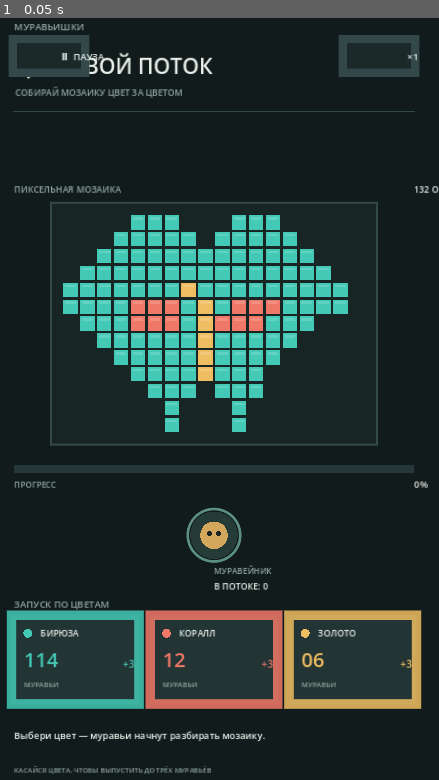
Above: before the commit, frame 1.
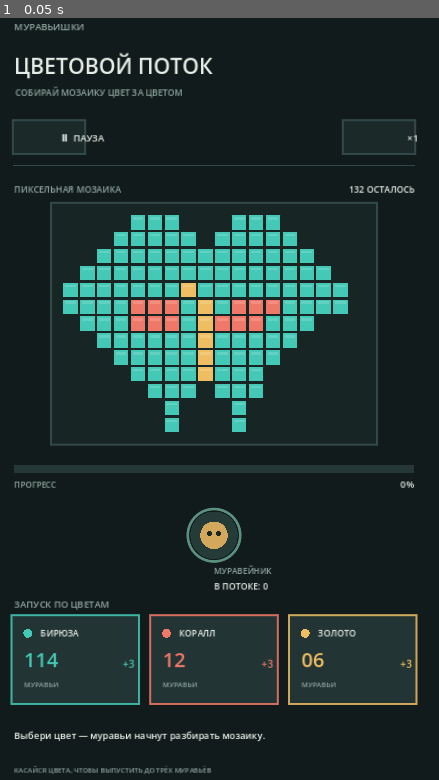
Above: after the commit, the same moment.

Repository: MaiklLX/Game-ANTS
Game: Godot game, scene res://scenes/main.tscn
The game is run twice, just before and just after one commit, with the same random seed, the same clock (stepped at 60 frames per second) and the same inputs.
Inputs:
- Up to frame 1 (0.05 s): no input

The runs differ from the first frame. In frame 1, 5.3% of the frame differs, in the area x 1-100%, y 2-91%.

Commit message:
polish: fix header spacing and control border weights

Diff:
--- a/scripts/ui/color_flow_game.gd
+++ b/scripts/ui/color_flow_game.gd
@@ -10,8 +10,8 @@
 const BOARD_TOP := 330.0
 const NEST := Vector2(360.0, 842.0)
 const BUTTONS := {"teal": Rect2(36, 970, 204, 142), "coral": Rect2(258, 970, 204, 142), "gold": Rect2(480, 970, 204, 142)}
-const PAUSE := Rect2(38, 48, 116, 54)
-const SPEED := Rect2(566, 48, 116, 54)
+const PAUSE := Rect2(38, 178, 116, 54)
+const SPEED := Rect2(566, 178, 116, 54)
 const BG := Color("#111b1b")
 const PANEL := Color("#1b2929")
 const EDGE := Color("#334848")
@@ -153,7 +153,7 @@
 	draw_string(font, Vector2(42, 139), "СОБИРАЙ МОЗАИКУ ЦВЕТ ЗА ЦВЕТОМ", HORIZONTAL_ALIGNMENT_LEFT, -1, 14, MUTED)
 	_pill(PAUSE, "Ⅱ  ПАУЗА" if not paused else "▶  ИГРАТЬ", font)
 	_pill(SPEED, "×2" if speed > 1.5 else "×1", font)
-	draw_line(Vector2(38, 164), Vector2(682, 164), EDGE, 2.0)
+	draw_line(Vector2(38, 250), Vector2(682, 250), EDGE, 2.0)
 
 
 func _draw_board(font: Font) -> void:
@@ -168,7 +168,7 @@
 		draw_rect(rect, COLORS[color_name], true)
 		draw_rect(Rect2(rect.position + Vector2(3, 3), Vector2(CELL - 6, 4)), Color(1, 1, 1, 0.16), true, 2.0)
 	draw_string(font, Vector2(40, 294), "ПИКСЕЛЬНАЯ МОЗАИКА", HORIZONTAL_ALIGNMENT_LEFT, -1, 14, MUTED)
-	draw_string(font, Vector2(680, 294), "%d ОСТАЛОСЬ" % board.get_remaining_count(), HORIZONTAL_ALIGNMENT_RIGHT, -1, 14, TXT)
+	draw_string(font, Vector2(40, 294), "%d ОСТАЛОСЬ" % board.get_remaining_count(), HORIZONTAL_ALIGNMENT_RIGHT, 640, 14, TXT)
 
 
 func _draw_progress(font: Font) -> void:
@@ -179,7 +179,7 @@
 	draw_rect(Rect2(40, 730, 640, 12), Color("#263737"), true, 6.0)
 	draw_rect(Rect2(40, 730, 640.0 * ratio, 12), Color("#67c8a9"), true, 6.0)
 	draw_string(font, Vector2(40, 766), "ПРОГРЕСС", HORIZONTAL_ALIGNMENT_LEFT, -1, 13, MUTED)
-	draw_string(font, Vector2(680, 766), "%d%%" % int(round(ratio * 100.0)), HORIZONTAL_ALIGNMENT_RIGHT, -1, 15, TXT)
+	draw_string(font, Vector2(40, 766), "%d%%" % int(round(ratio * 100.0)), HORIZONTAL_ALIGNMENT_RIGHT, 640, 15, TXT)
 
 
 func _draw_nest(font: Font) -> void:
@@ -214,7 +214,7 @@
 		var tint: Color = COLORS[color]
 		var enabled := int(stock[color]) > 0 and not paused and not won
 		draw_rect(rect, Color("#233434") if enabled else Color("#1a2828"), true)
-		draw_rect(rect, Color(tint, 0.85) if enabled else EDGE, false, 14.0, true)
+		draw_rect(rect, Color(tint, 0.85) if enabled else EDGE, false, 2.0, true)
 		draw_circle(rect.position + Vector2(26, 29), 7, tint)
 		draw_string(font, rect.position + Vector2(46, 34), String(LABELS[color]), HORIZONTAL_ALIGNMENT_LEFT, -1, 14, TXT if enabled else MUTED)
 		draw_string(font, rect.position + Vector2(20, 83), "%02d" % int(stock[color]), HORIZONTAL_ALIGNMENT_LEFT, -1, 32, tint if enabled else MUTED)
@@ -226,13 +226,13 @@
 
 func _pill(rect: Rect2, label: String, font: Font) -> void:
 	draw_rect(rect, PANEL, true)
-	draw_rect(rect, EDGE, false, 12.0, true)
+	draw_rect(rect, EDGE, false, 2.0, true)
 	draw_string(font, rect.position + Vector2(rect.size.x * 0.5, 34), label, HORIZONTAL_ALIGNMENT_CENTER, rect.size.x - 8, 15, TXT)
 
 
 func _draw_victory(font: Font) -> void:
 	draw_rect(Rect2(42, 470, 636, 280), Color("#142321"), true)
-	draw_rect(Rect2(42, 470, 636, 280), Color("#67c8a9"), false, 24.0, true)
+	draw_rect(Rect2(42, 470, 636, 280), Color("#67c8a9"), false, 2.0, true)
 	draw_string(font, Vector2(360, 560), "МОЗАИКА ОЖИЛА!", HORIZONTAL_ALIGNMENT_CENTER, -1, 30, TXT)
 	draw_string(font, Vector2(360, 606), "Все пиксели очищены", HORIZONTAL_ALIGNMENT_CENTER, -1, 17, MUTED)
 	draw_string(font, Vector2(360, 686), "КОСНИСЬ, ЧТОБЫ СЫГРАТЬ ЕЩЁ", HORIZONTAL_ALIGNMENT_CENTER, -1, 14, Color("#67c8a9"))
